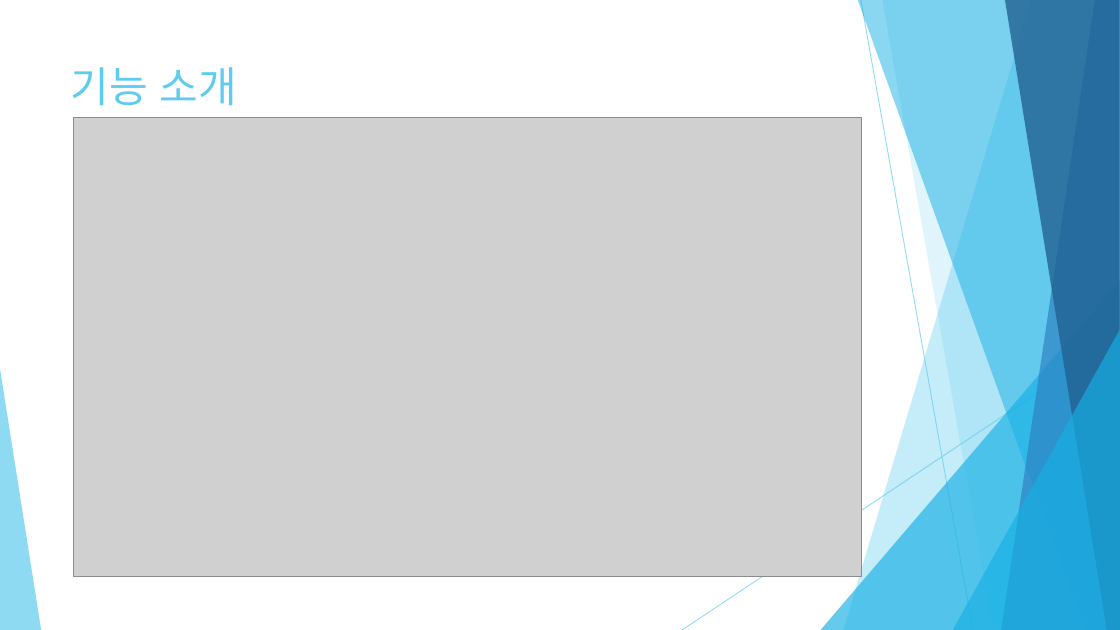
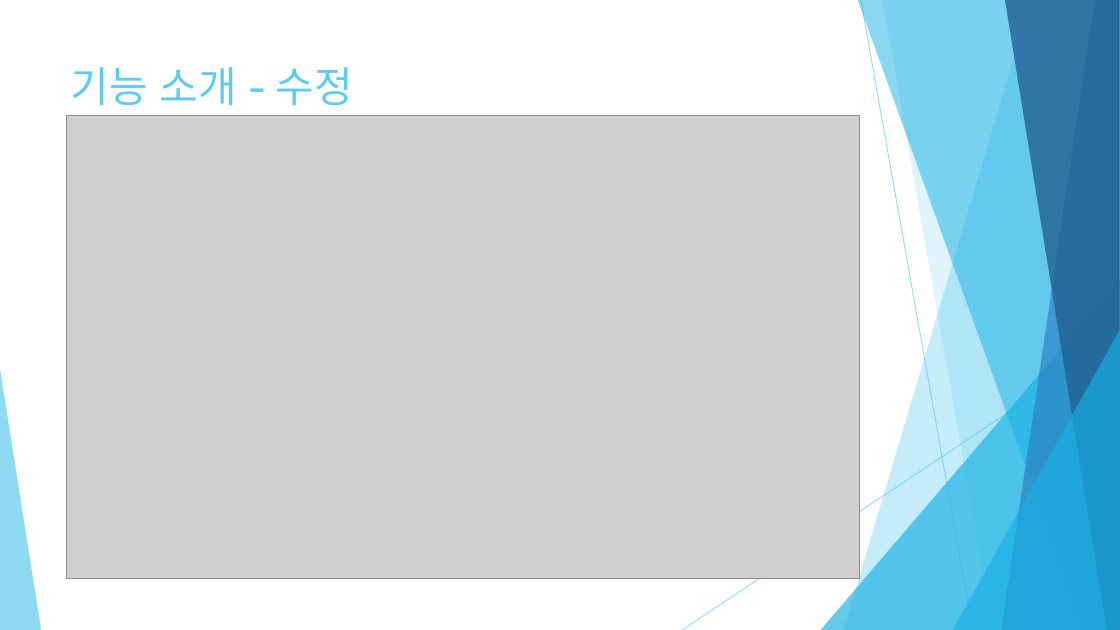
Before and after one commit to mywns123/project_yeop, a slide deck: slide 15 of document/세탁물 주문 관리_임준엽.pptx (slide 11 before the commit). Drawn at 1120x630 pixels with LibreOffice and Linux fonts; fonts in the diff are those of the drawing; grey boxes stand for pictures. Boxes give left, top, right and bottom in pixels: in the first picture for what was removed or moved away, otherwise in the second. Text is boxed around its words. In the diff, an @@ line names an element or a change of style, - is before the commit and + after.

```diff
--- a/document/세탁물 주문 관리_임준엽.pptx
+++ b/document/세탁물 주문 관리_임준엽.pptx
@@ title at [71, 67, 353, 106]: text changed @@
-기능 소개
+기능 소개 - 수정
@@ picture: place and size @@
-picture at [74, 118, 861, 576]
+picture at [66, 116, 860, 579]
```
Also in this commit, not shown: 19 other slides changed, 7 slides added, 19 other files.
